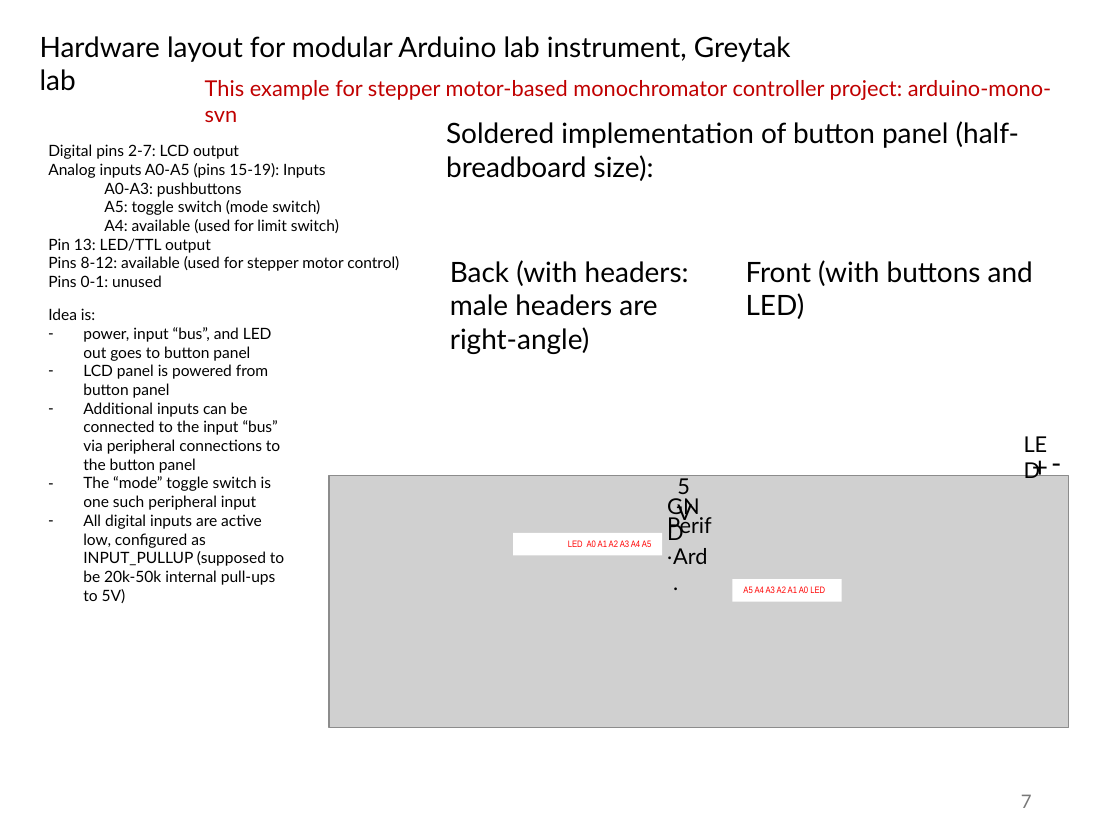
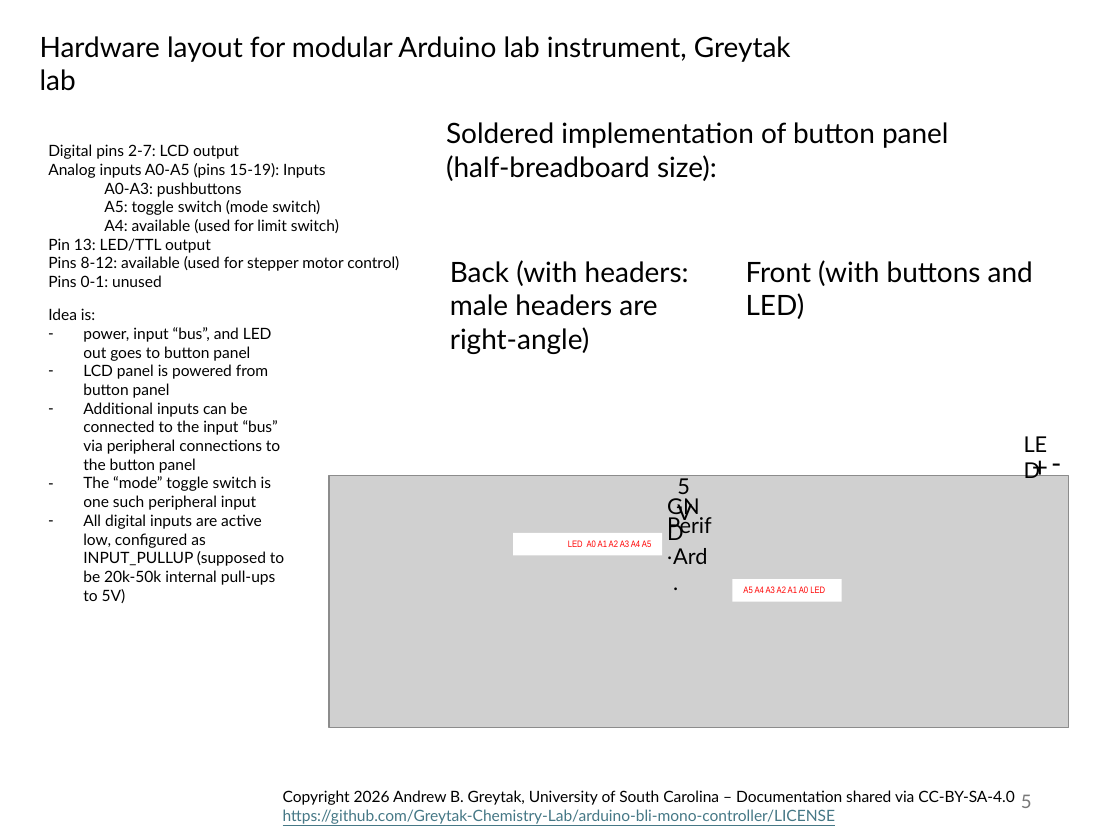
Before and after one commit to Greytak-Chemistry-Lab/arduino-bli-mono-controller, a slide deck: slide 5 of og/layouts/lcd_and_button_panel/lcd_and_button_panel_summary.pptx (slide 7 before the commit). Drawn at 1120x840 pixels with LibreOffice and Linux fonts; fonts in the diff are those of the drawing; grey boxes stand for pictures. Boxes give left, top, right and bottom in pixels: in the first picture for what was removed or moved away, otherwise in the second. Text is boxed around its words. In the diff, an @@ line names an element or a change of style, - is before the commit and + after.

Commit message:
update hardware documentation

```diff
--- a/og/layouts/lcd_and_button_panel/lcd_and_button_panel_summary.pptx
+++ b/og/layouts/lcd_and_button_panel/lcd_and_button_panel_summary.pptx
@@ text removed at <box>205,80,1052,100</box> @@
-This example for stepper motor-based monochromator controller project: arduino-mono-svn
@@ text "Soldered implementation of button panel ..." rewrapped from <box>446,121,1019,181</box> to <box>446,122,949,181</box> @@
@@ text added at <box>283,790,1014,824</box>, 10 pt, text #000000 @@
+Copyright 2026 Andrew B. Greytak, University of South Carolina – Documentation shared via CC-BY-SA-4.0
+https://github.com/Greytak-Chemistry-Lab/arduino-bli-mono-controller/LICENSE
@@ page number at <box>1021,794,1032,808</box>: text changed @@
-7
+5
```
Also in this commit, not shown: 4 other slides changed, 1 slide added, 2 slides removed, 6 other files.
